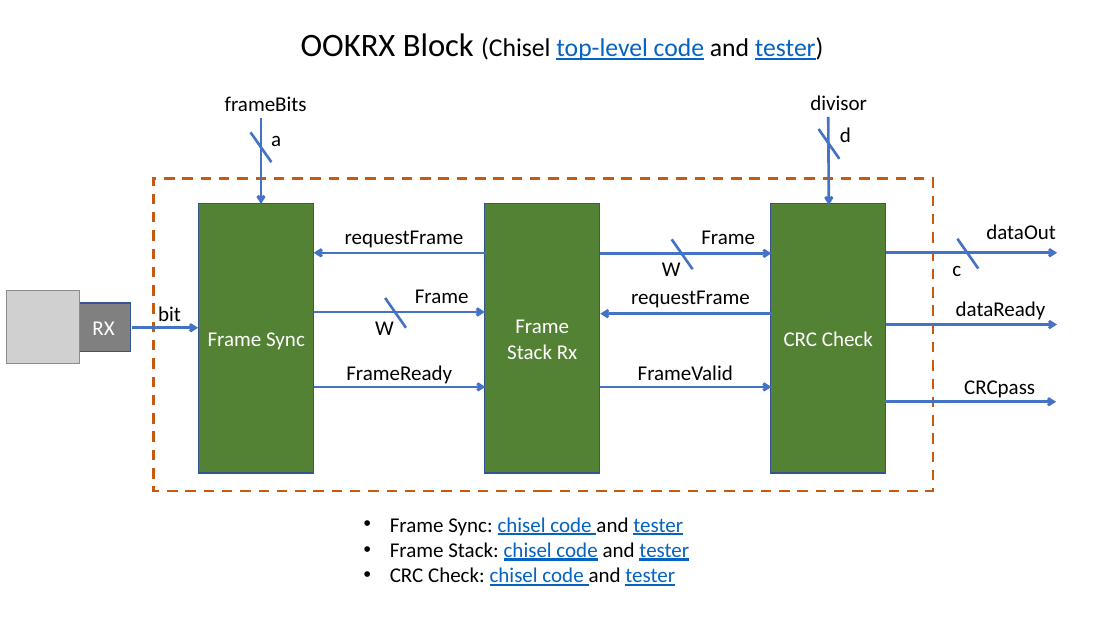
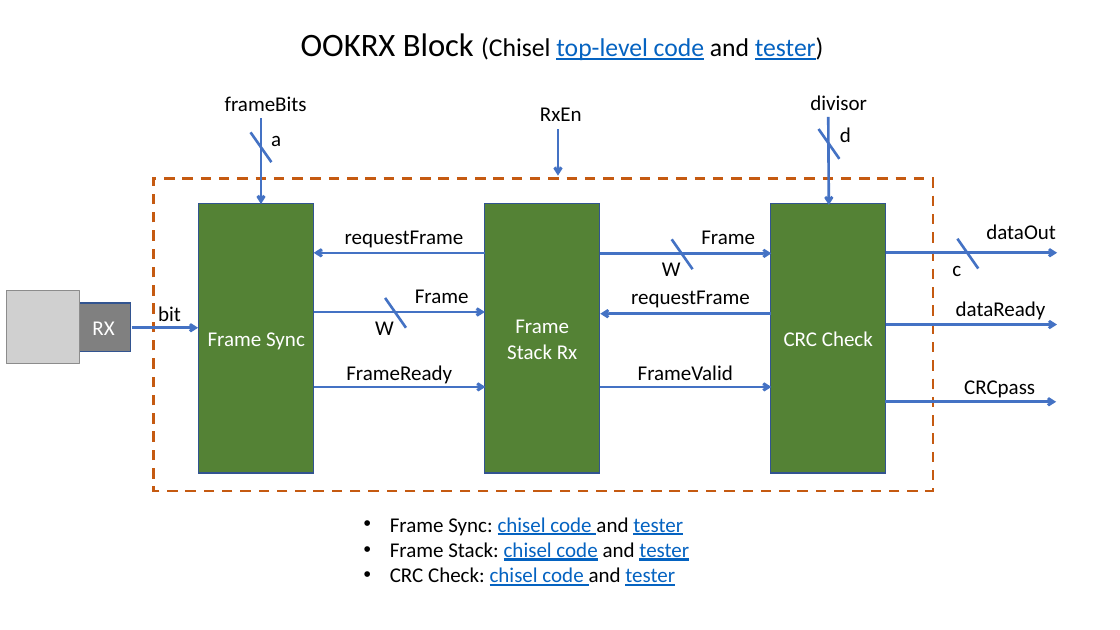
Before and after one commit to sijundu/ooktrx, a slide deck: slide 3 of OOKTRx_slides.pptx. Drawn at 1120x630 pixels with LibreOffice and Linux fonts; fonts in the diff are those of the drawing; grey boxes stand for pictures. Boxes give left, top, right and bottom in pixels: in the first picture for what was removed or moved away, otherwise in the second. Text is boxed around its words. In the diff, an @@ line names an element or a change of style, - is before the commit and + after.

Commit message:
update

```diff
--- a/OOKTRx_slides.pptx
+++ b/OOKTRx_slides.pptx
@@ text added at (540,107,582,121), 18 pt, text #000000 @@
+RxEn
@@ arrow added from (558, 129) to (558, 176), #4472C4 2.25 pt @@
```
Also in this commit, not shown: 1 other slide changed.
